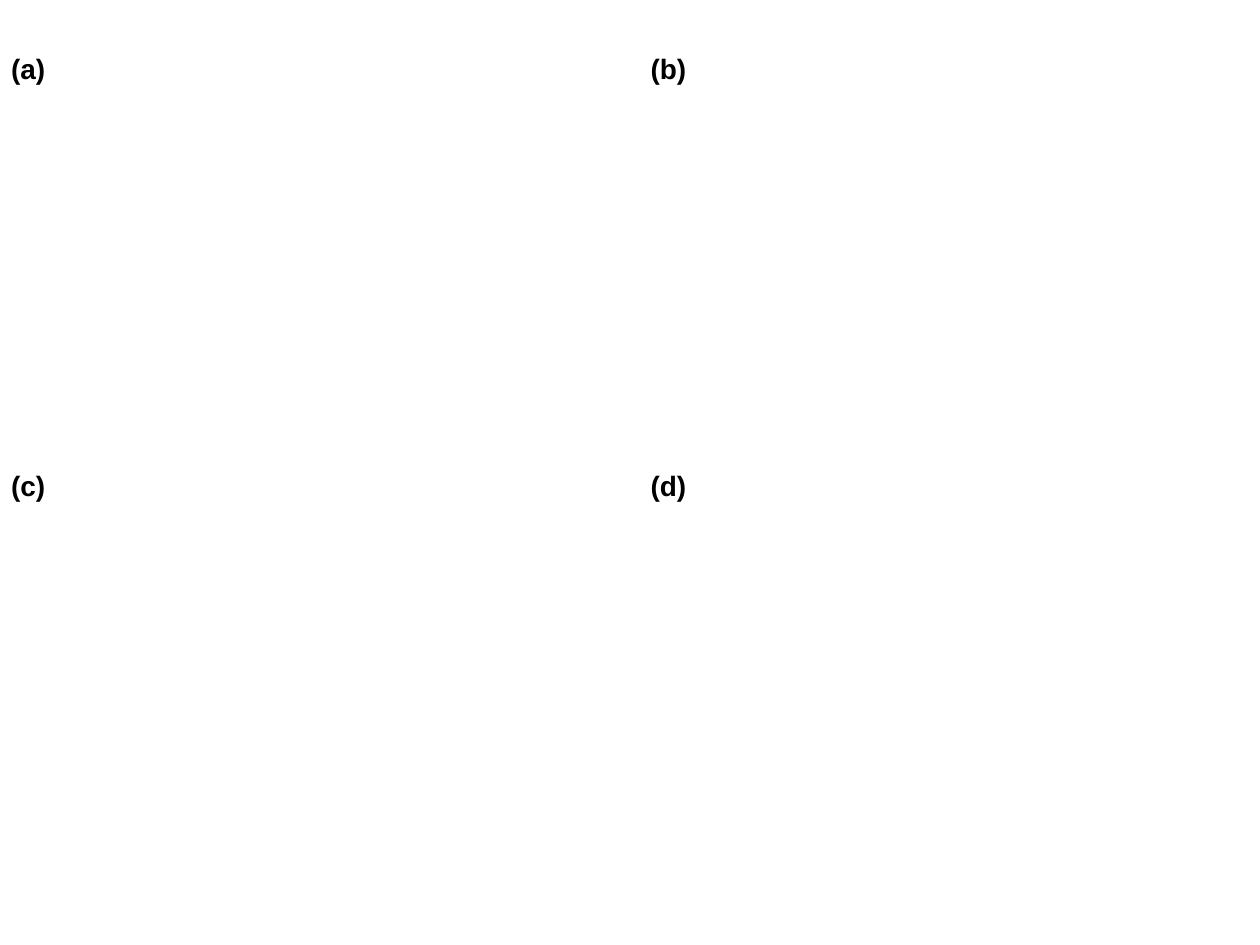
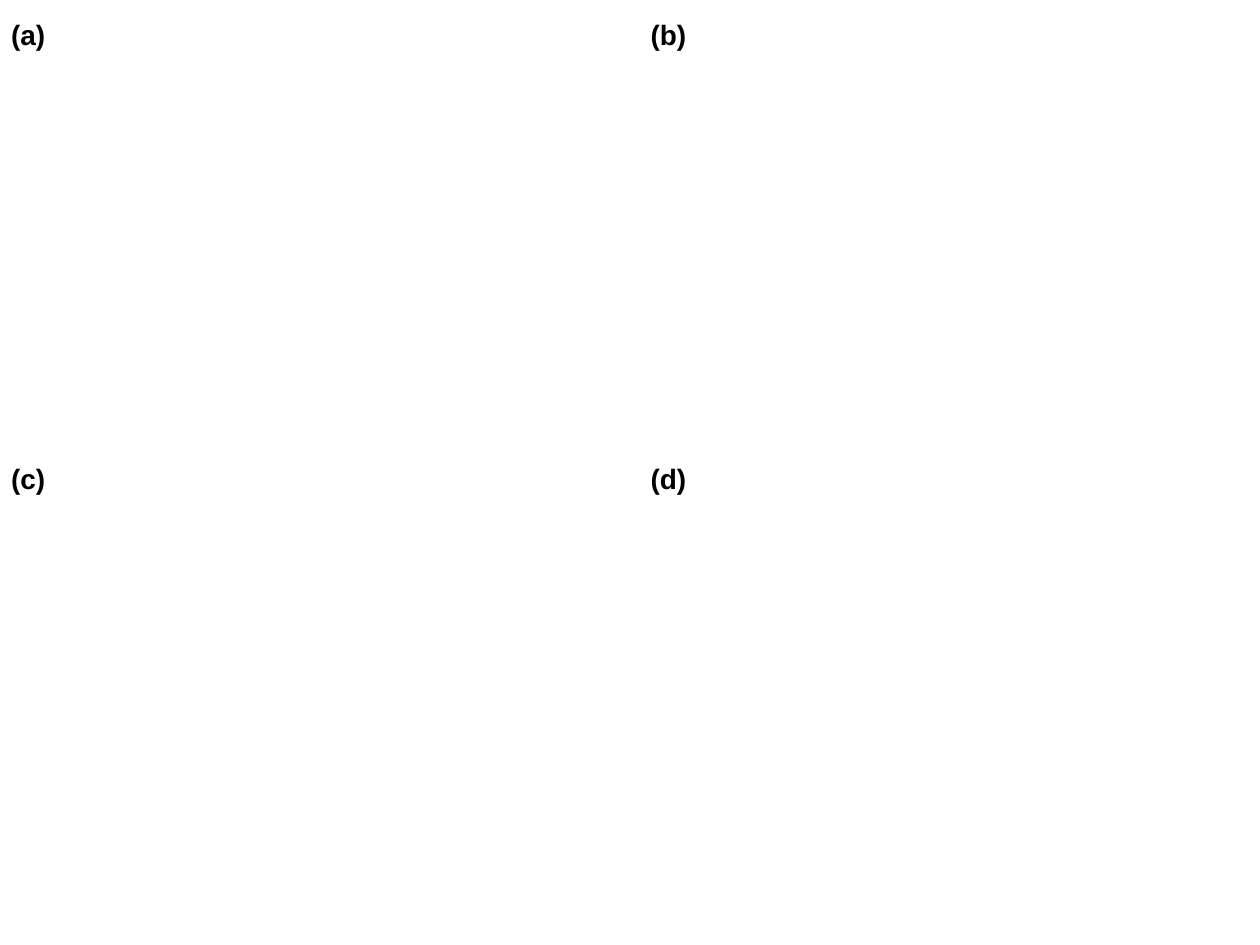
Before and after one commit to JinChengZ18/smtj_pbnn_sim, a slide deck: slide 6 of article/ppt/Chapter05_local.pptx. Drawn at 1260x945 pixels with LibreOffice and Linux fonts; fonts in the diff are those of the drawing; background and template pictures are left out. Boxes give left, top, right and bottom in pixels: in the first picture for what was removed or moved away, otherwise in the second. Text is boxed around its words. In the diff, an @@ line names an element or a change of style, - is before the commit and + after.

```diff
--- a/article/ppt/Chapter05_local.pptx
+++ b/article/ppt/Chapter05_local.pptx
@@ text "(a)": place and size @@
-text "(a)" at <box>11,58,45,84</box>
+text "(a)" at <box>11,24,45,50</box>
@@ text "(b)": place and size @@
-text "(b)" at <box>651,58,687,84</box>
+text "(b)" at <box>651,24,687,50</box>
@@ text "(c)": place and size @@
-text "(c)" at <box>11,475,45,501</box>
+text "(c)" at <box>11,468,45,494</box>
@@ text "(d)": place and size @@
-text "(d)" at <box>651,475,687,501</box>
+text "(d)" at <box>651,468,687,494</box>
```
Also in this commit, not shown: 5 other slides changed, 1 slide added, 1 slide removed, 47 other files.
